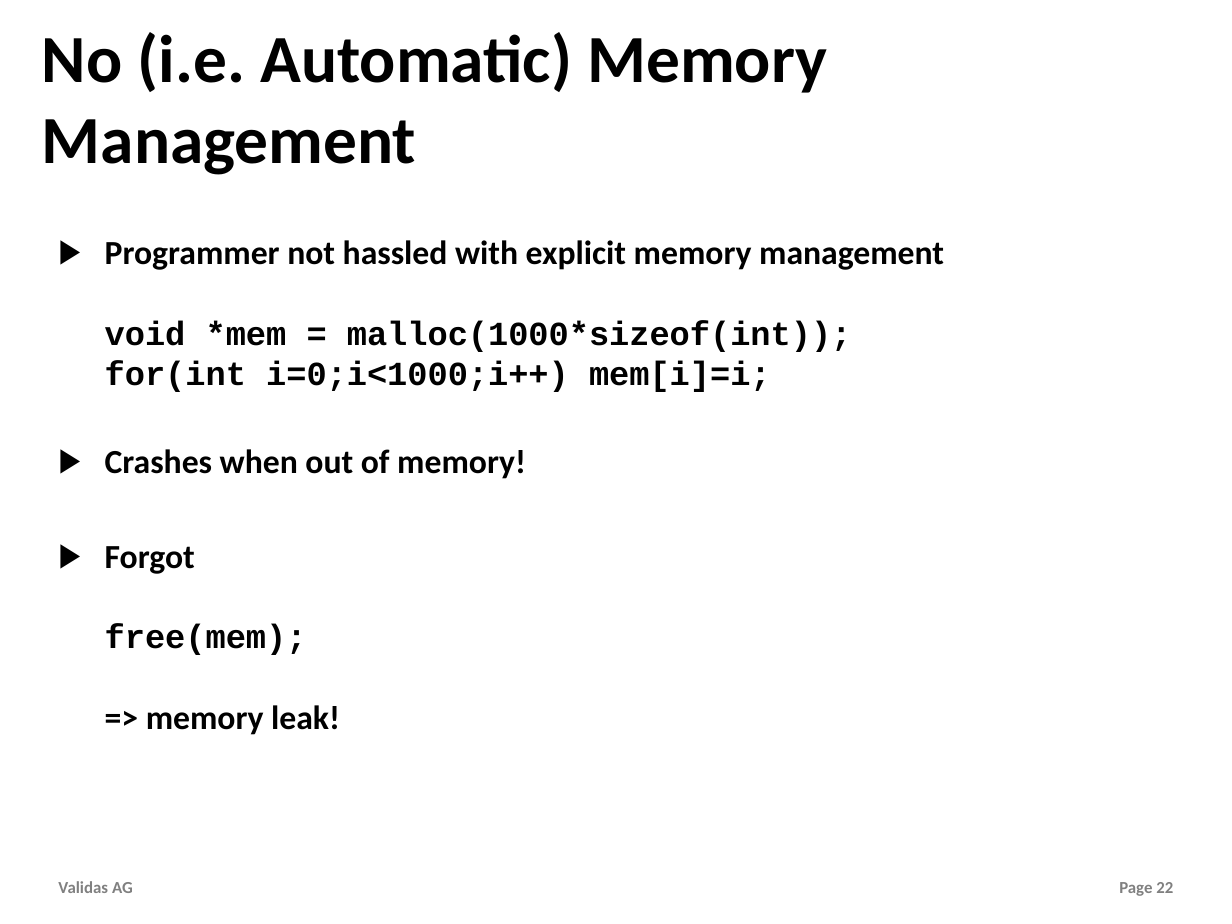
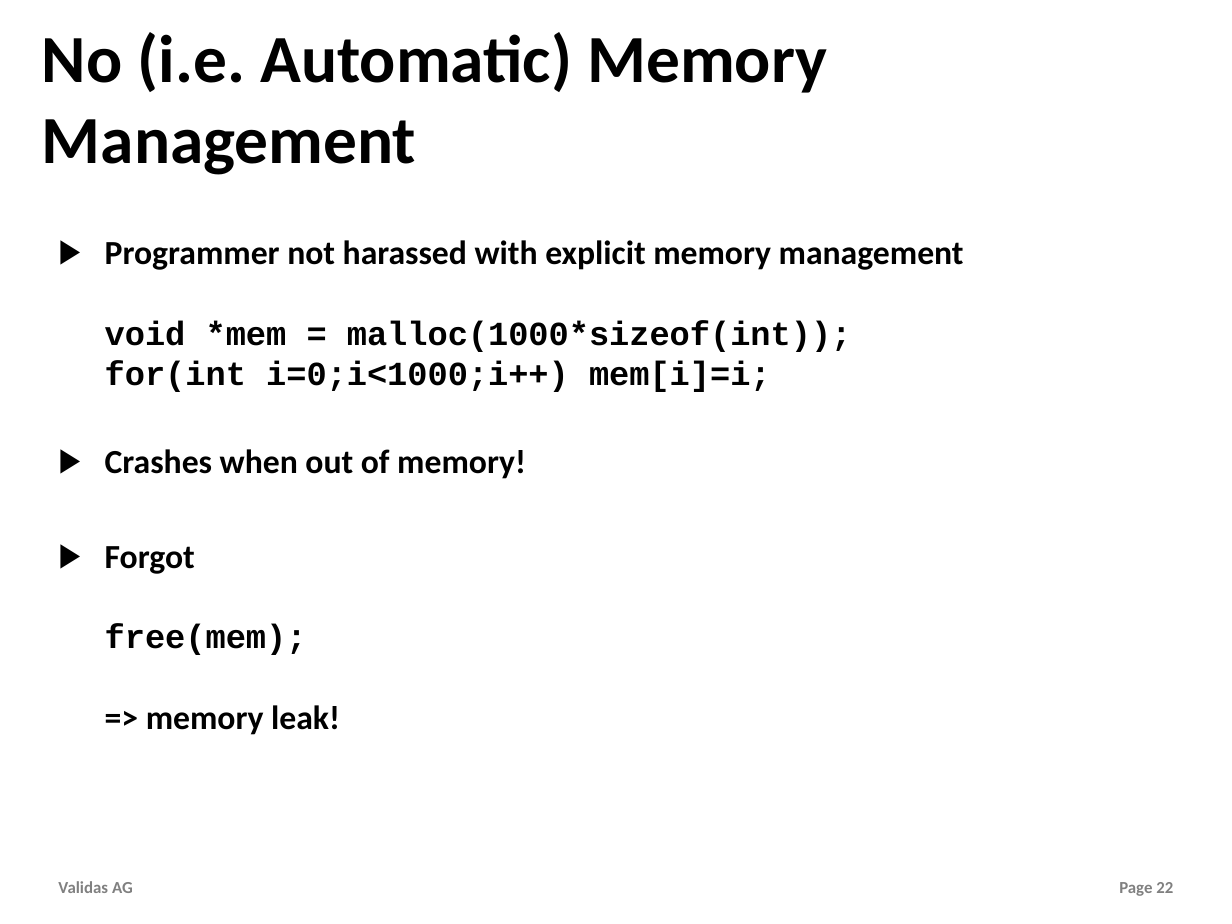
Before and after one commit to theoremprover/tvg, a slide deck: slide 22 of Vortraege/Towards_Haskell.pptx. Drawn at 1232x924 pixels with LibreOffice and Linux fonts; fonts in the diff are those of the drawing; background and template pictures are left out. Boxes give left, top, right and bottom in pixels: in the first picture for what was removed or moved away, otherwise in the second. Text is boxed around its words. In the diff, an @@ line names an element or a change of style, - is before the commit and + after.

```diff
--- a/Vortraege/Towards_Haskell.pptx
+++ b/Vortraege/Towards_Haskell.pptx
@@ text at (105, 240, 964, 392): text changed @@
-▶ Programmer not hassled with explicit memory management
-  void *mem = malloc(1000*sizeof(int));
-  for(int i=0;i<1000;i++) mem[i]=i;
+▶ Programmer not harassed with explicit memory management
+  void *mem = malloc(1000*sizeof(int));
+  for(int i=0;i<1000;i++) mem[i]=i;
```
Also in this commit, not shown: 3 other slides changed.
